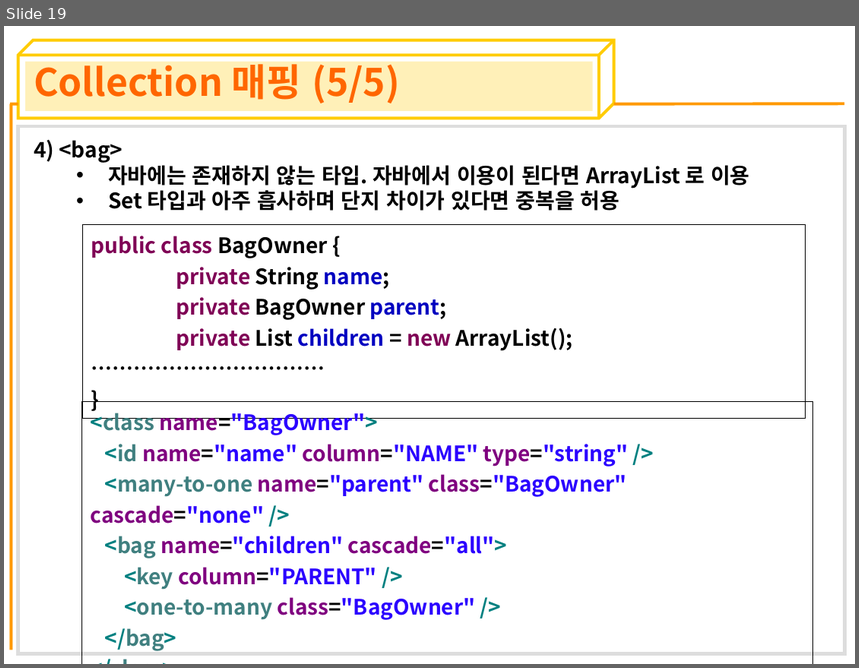
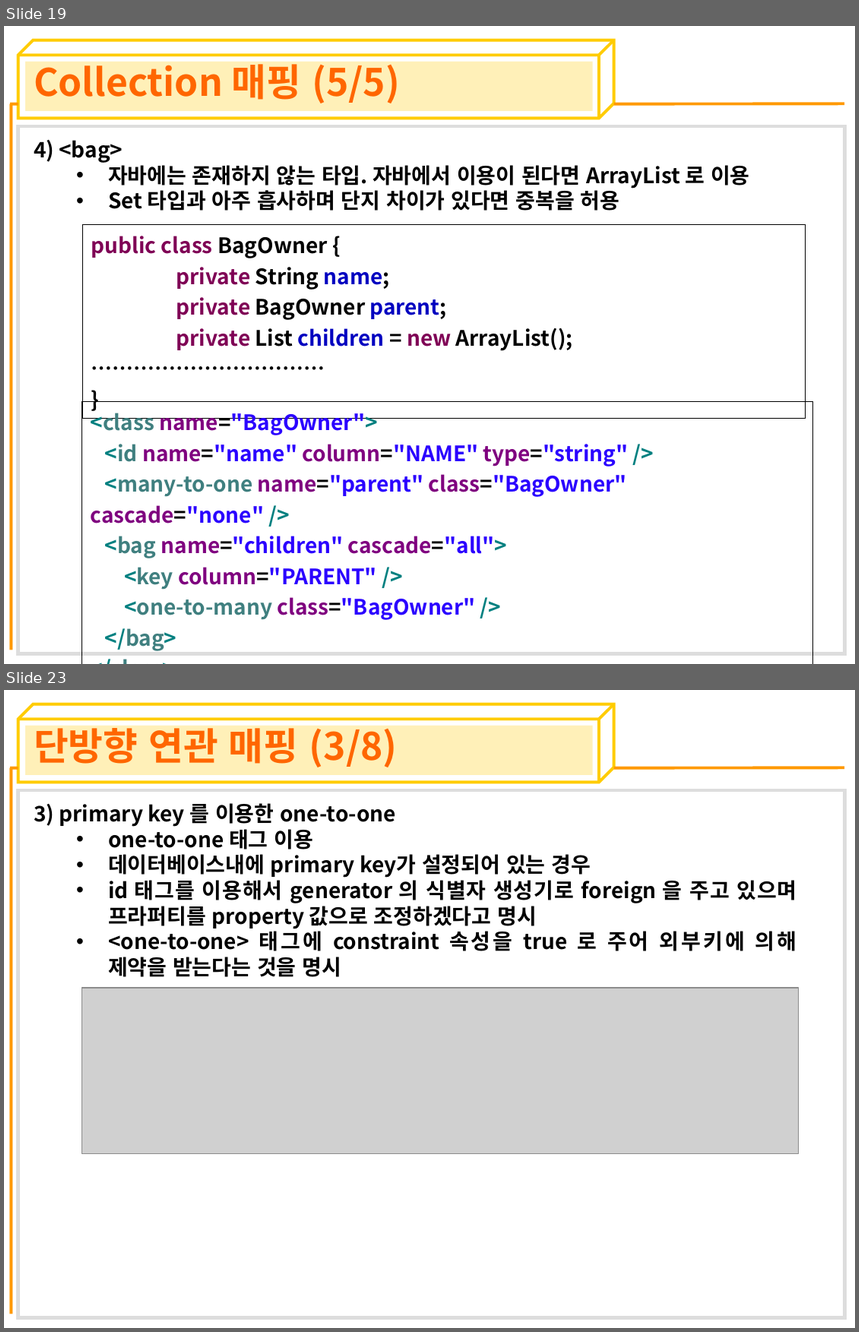
Before and after one commit to crazyjin7/sds-java-framework, a slide deck: FrameworkWeb/doc/PPT/08장_ORMapping.ppt. Shown one above the other, each under a label of ours: slide 19 before the commit, slides 19 and 23 after it; the slides between them are not shown. The pictures are 859x668 and 859x1332 pixels, drawn with LibreOffice and Linux fonts; fonts in the diff are those of the drawing; grey boxes stand for pictures. Boxes give left, top, right and bottom in pixels: in the first picture for what was removed or moved away, otherwise in the second. Text is boxed around its words. In the diff, an @@ line names an element or a change of style, - is before the commit and + after.

```diff
--- a/FrameworkWeb/doc/PPT/08장_ORMapping.ppt
+++ b/FrameworkWeb/doc/PPT/08장_ORMapping.ppt
@@ slide 23 added at [4,690,855,1328], background #FFFFFF; not listed: 6 template elements that a slide beside it also shows @@
@@ title added at [34,722,398,768], 32 pt, text #FF6600, bold @@
+단방향 연관 매핑 (3/8)
@@ text added at [34,803,797,977], 18 pt, text #000000, bold @@
+3) primary key 를 이용한 one-to-one
+  • one-to-one 태그 이용
+  • 데이터베이스내에 primary key가 설정되어 있는 경우
+  • id 태그를 이용해서 generator 의 식별자 생성기로 foreign 을 주고 있으며 프라퍼티를 property 값으로 조정하겠다고 명시
+  • <one-to-one> 태그에 constraint 속성을 true 로 주어 외부키에 의해 제약을 받는다는 것을 명시
@@ picture added at [82,988,799,1154] @@
```
Also in this commit, not shown: 22 other slides added, 1 other file.
